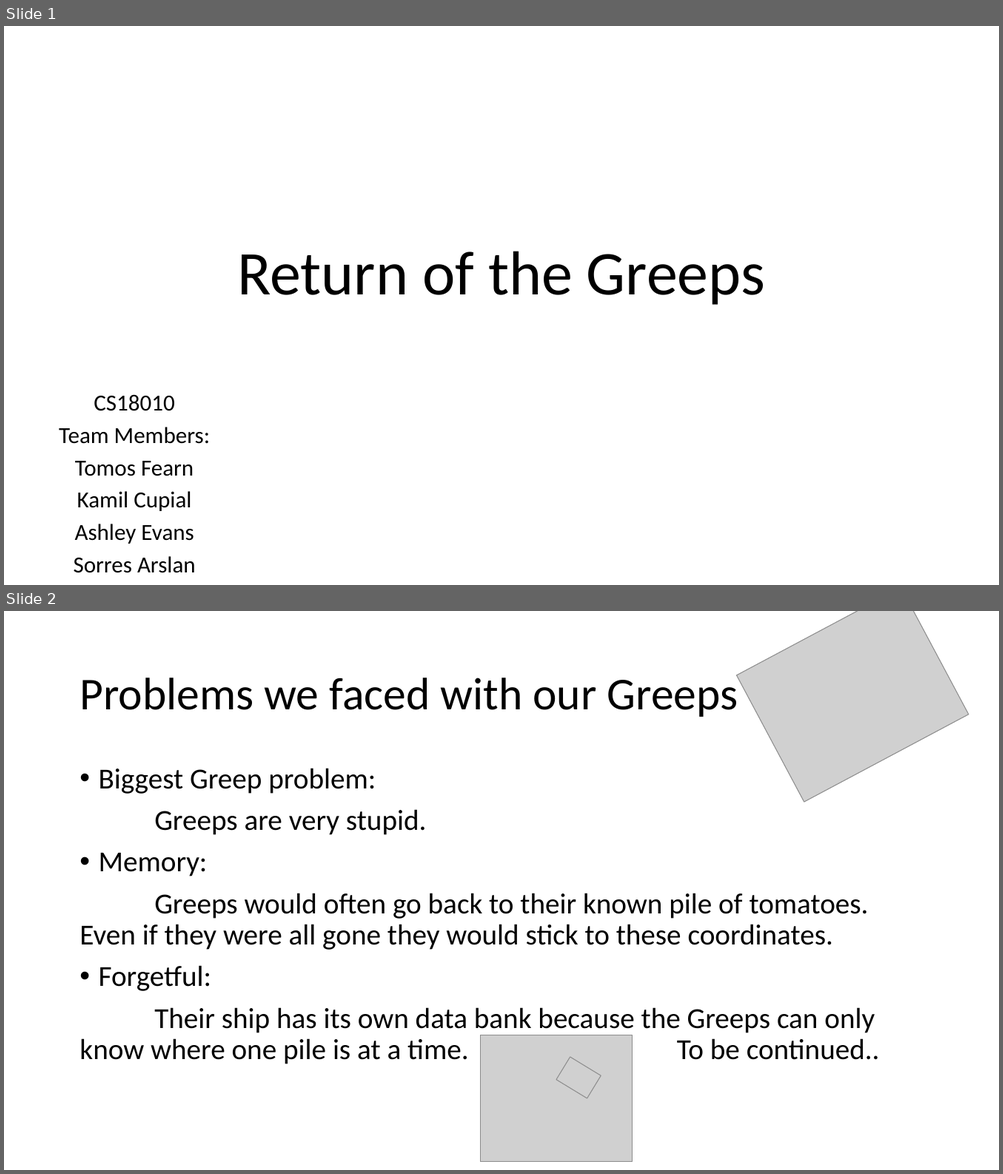
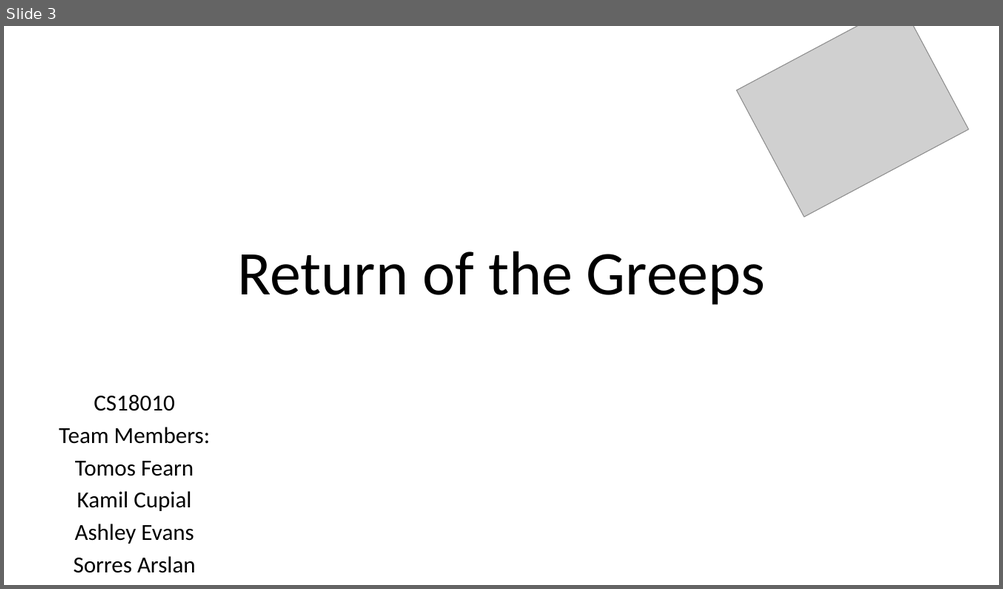
Before and after one commit to tomosfearn/cs18010-presentation, a slide deck: cs18010-presentation-slides.pptx. Shown one above the other, each under a label of ours: slides 1 and 2 before the commit, slide 3 after it. The pictures are 1003x1174 and 1003x589 pixels, drawn with LibreOffice and Linux fonts; fonts in the diff are those of the drawing; grey boxes stand for pictures. Boxes give left, top, right and bottom in pixels: in the first picture for what was removed or moved away, otherwise in the second. Text is boxed around its words. In the diff, an @@ line names an element or a change of style, - is before the commit and + after.

```diff
--- a/cs18010-presentation-slides.pptx
+++ b/cs18010-presentation-slides.pptx
@@ slide 2 removed at (4,611,999,1170), background #FFFFFF @@
@@ picture removed at (736,611,968,803) @@
@@ title removed at (79,674,738,717) @@
-Problems we faced with our Greeps
@@ text removed at (79,768,879,1065) @@
-• Biggest Greep problem:
-Greeps are very stupid.
-• Memory:
-Greeps would often go back to their known pile of tomatoes. Even if they were all gone they would stick to these coordinates.
-• Forgetful:
-Their ship has its own data bank because the Greeps can only know where one pile is at a time. To be continued..
@@ picture removed at (480,1036,632,1162) @@
@@ picture removed at (556,1057,600,1099) @@
@@ what was slide 1 is now slide 3 @@
@@ slide 3 changed as well @@
@@ picture added at (736,26,968,218) @@
```
Also in this commit, not shown: 11 slides added.
